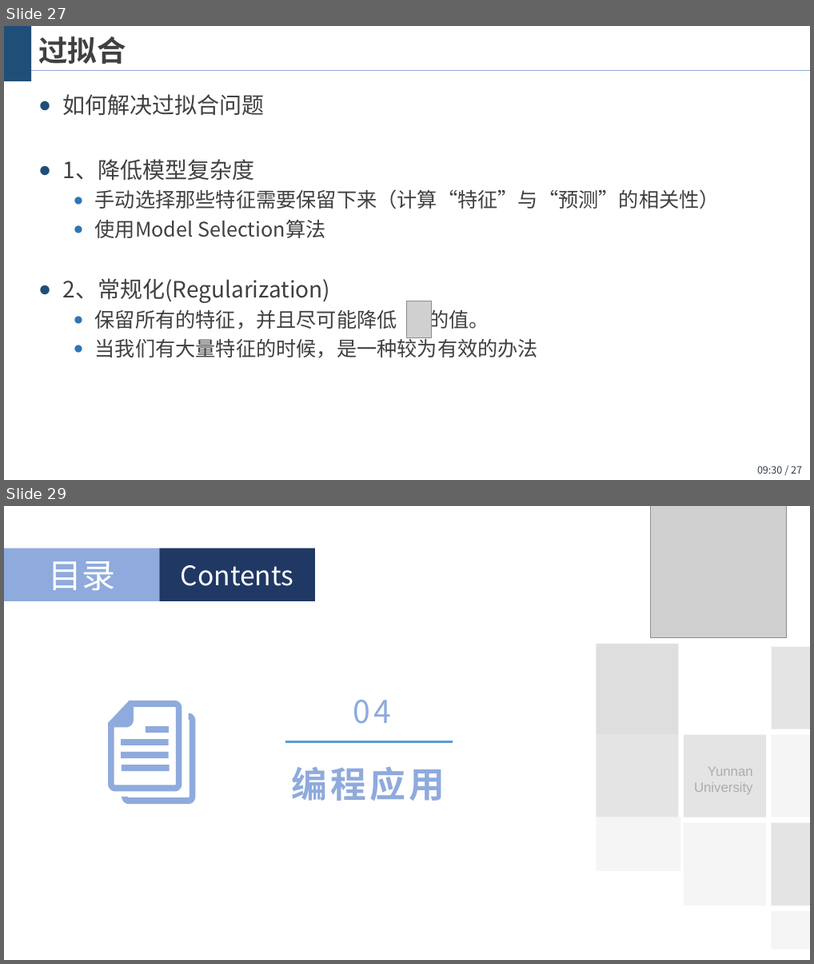
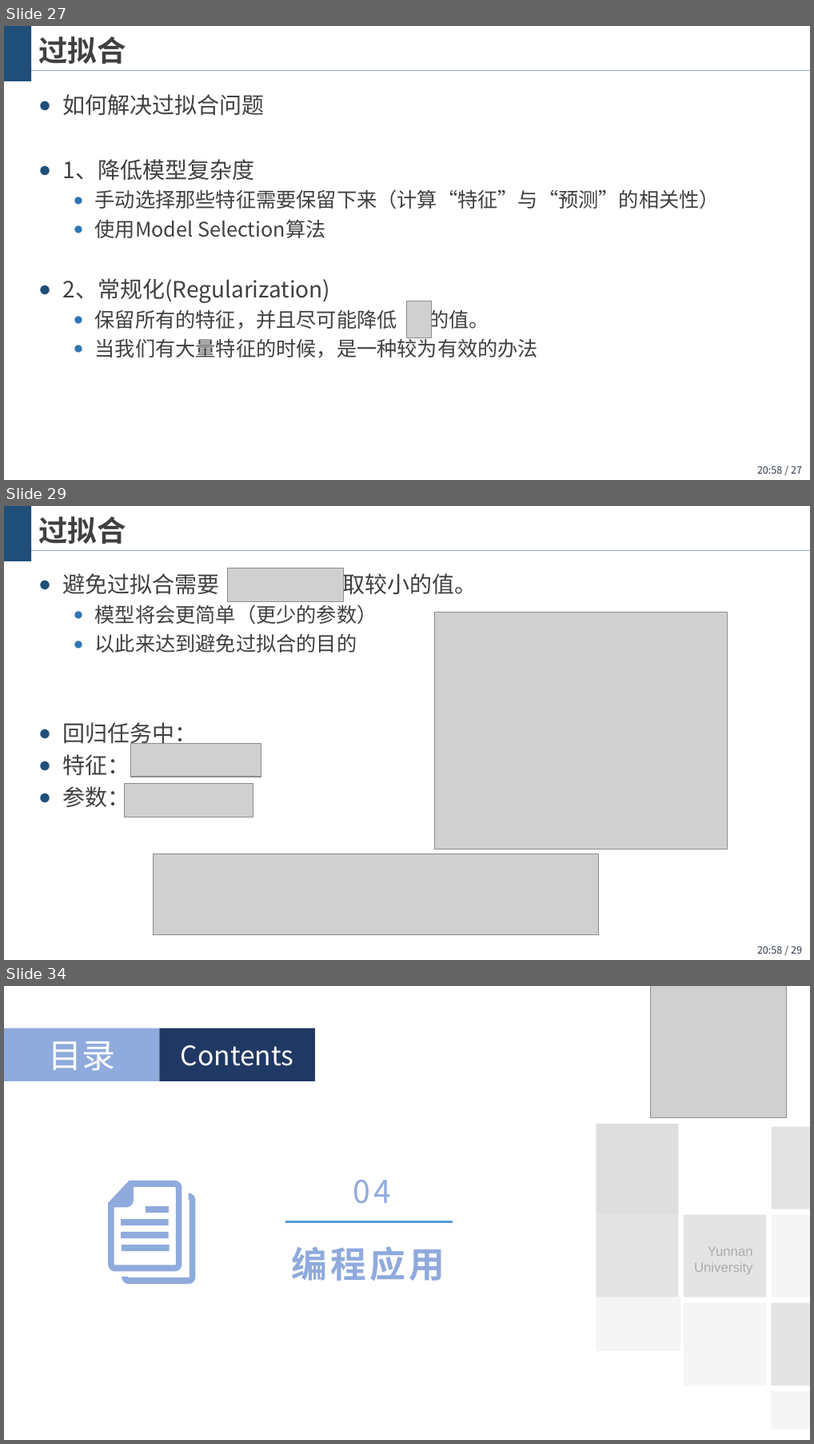
Before and after one commit to wangjin0818/Artificial_Intelligence_2021, a slide deck: chapter 03 - Logistic regression/逻辑斯蒂回归.pptx. Shown one above the other, each under a label of ours: slides 27 and 29 before the commit, slides 27, 29 and 34 after it; the slides between them are not shown. The pictures are 814x964 and 814x1444 pixels, drawn with LibreOffice and Linux fonts; fonts in the diff are those of the drawing; grey boxes stand for pictures; background and template pictures are left out. Boxes give left, top, right and bottom in pixels: in the first picture for what was removed or moved away, otherwise in the second. Text is boxed around its words. In the diff, an @@ line names an element or a change of style, - is before the commit and + after.

```diff
--- a/chapter 03 - Logistic regression/逻辑斯蒂回归.pptx
+++ b/chapter 03 - Logistic regression/逻辑斯蒂回归.pptx
@@ slide 29 added at <box>4,506,810,960</box>, background #FFFFFF; not listed: 3 template elements that a slide beside it also shows @@
@@ title added at <box>38,516,126,544</box>, 26 pt, text #404040, bold @@
+过拟合
@@ text added at <box>62,570,477,812</box>, 18 pt, text #404040 @@
+● 避免过拟合需要 都取较小的值。
+  ● 模型将会更简单（更少的参数）
+  ● 以此来达到避免过拟合的目的
+● 回归任务中：
+● 特征：
+● 参数：
@@ picture added at <box>228,568,343,602</box> @@
@@ picture added at <box>434,612,727,848</box> @@
@@ picture added at <box>130,743,261,777</box> @@
@@ picture added at <box>124,784,253,817</box> @@
@@ picture added at <box>153,853,599,934</box> @@
@@ page number at <box>758,465,802,473</box>: text changed @@
-09:30 / 27
+20:58 / 27
@@ what was slide 29 is now slide 34 @@
```
Also in this commit, not shown: 3 slides changed, 5 other slides added, 1 slide removed, 2 other files.
